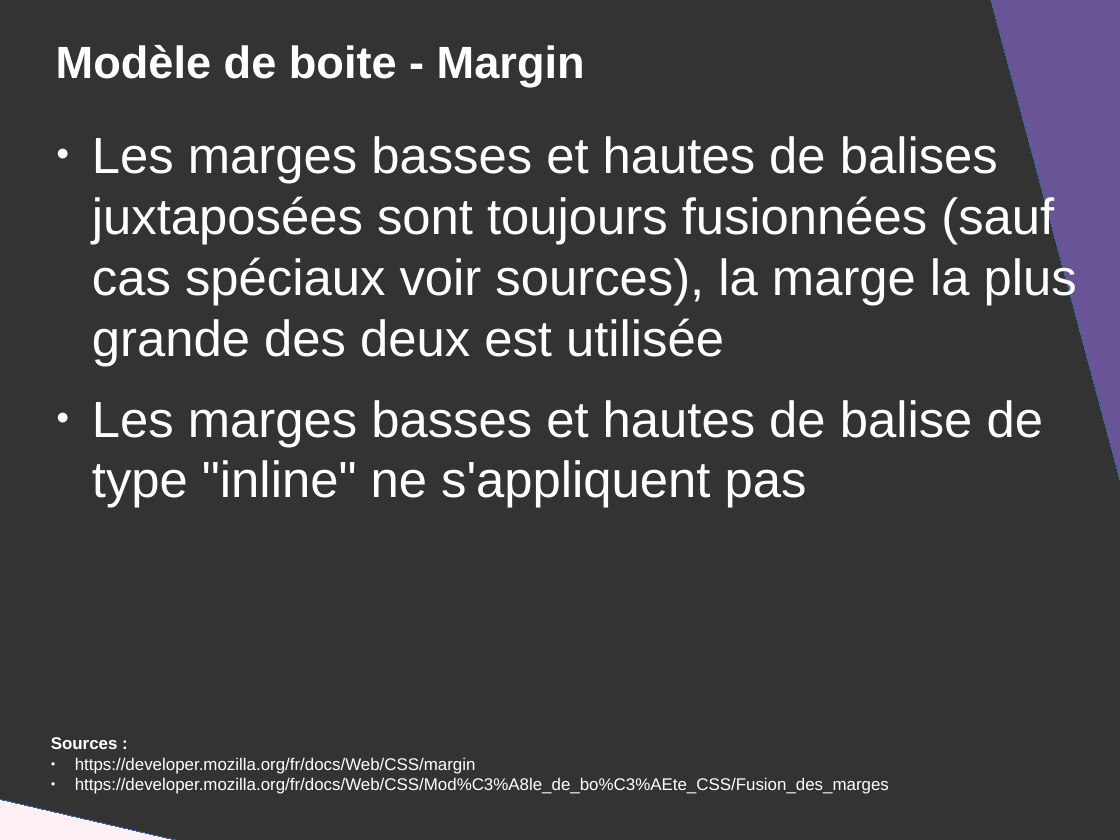
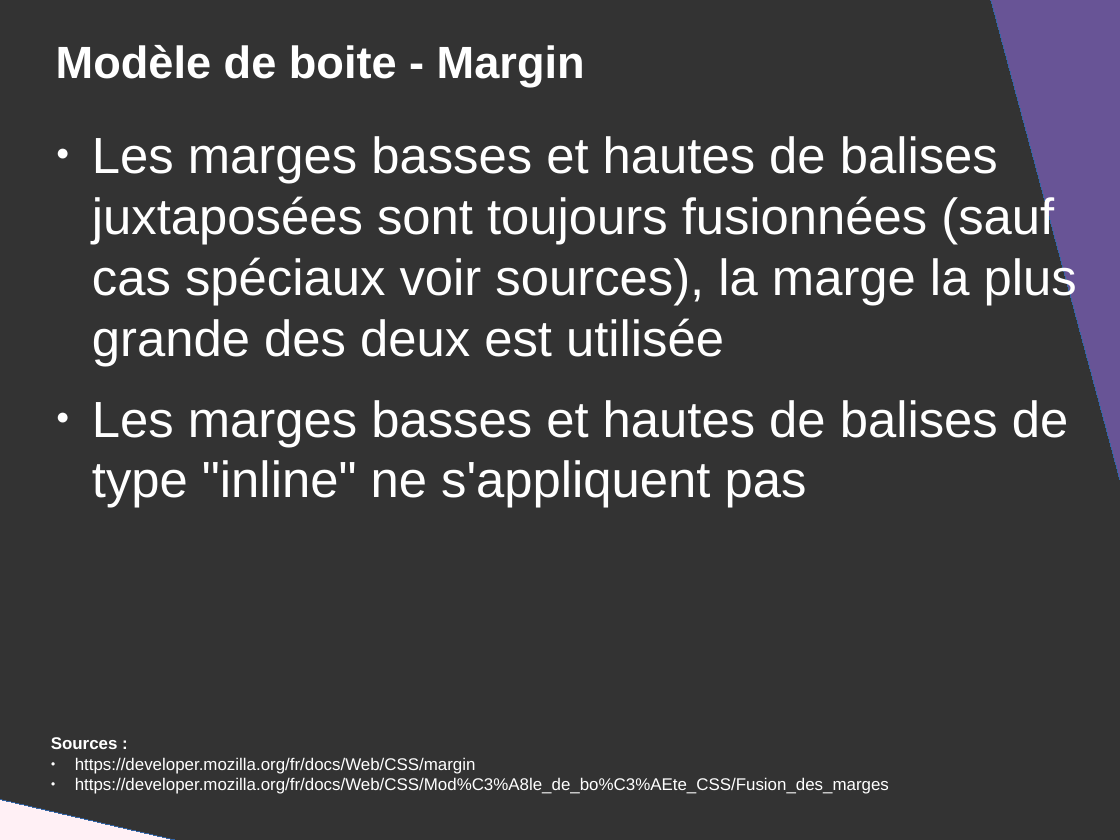
Before and after one commit to DanYellow/presentations, a slide deck: slide 41 of mmi/html/travaux-pratiques/numero-2/presentation.odp. Drawn at 1120x840 pixels with LibreOffice and Linux fonts; fonts in the diff are those of the drawing. Boxes give left, top, right and bottom in pixels: in the first picture for what was removed or moved away, otherwise in the second. Text is boxed around its words. In the diff, an @@ line names an element or a change of style, - is before the commit and + after.

```diff
--- a/mmi/html/travaux-pratiques/numero-2/presentation.odp
+++ b/mmi/html/travaux-pratiques/numero-2/presentation.odp
@@ text at bbox=[92, 400, 1068, 508]: text changed @@
-● Les marges basses et hautes de balise de type "inline" ne s'appliquent pas
+● Les marges basses et hautes de balises de type "inline" ne s'appliquent pas
```
Also in this commit, not shown: 16 other slides changed, 30 other files.
